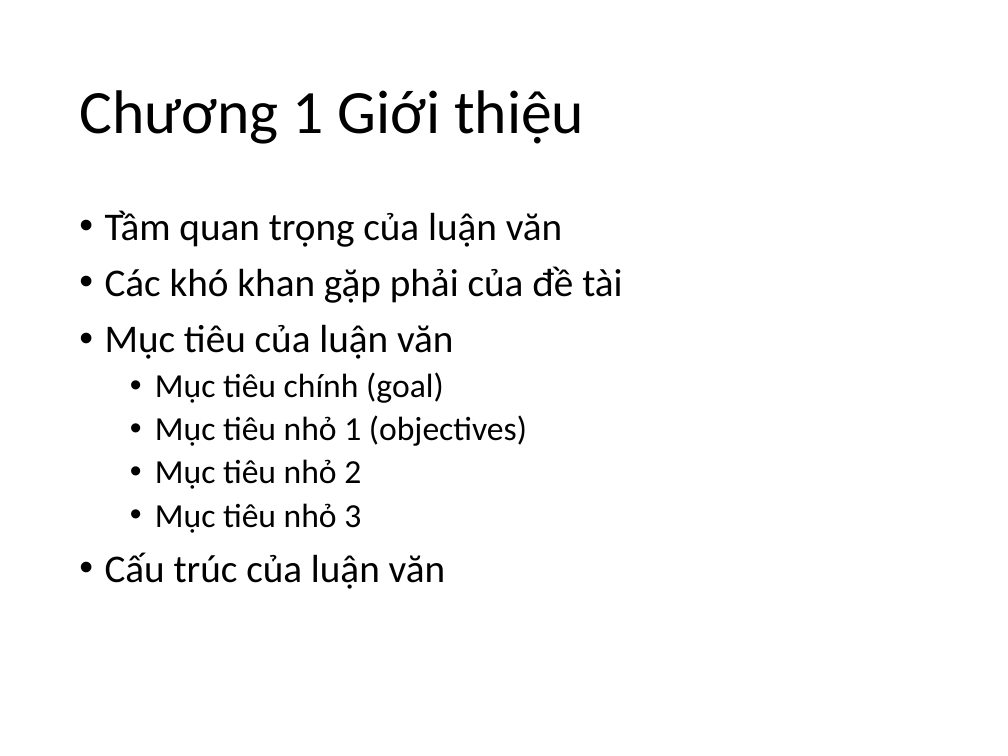
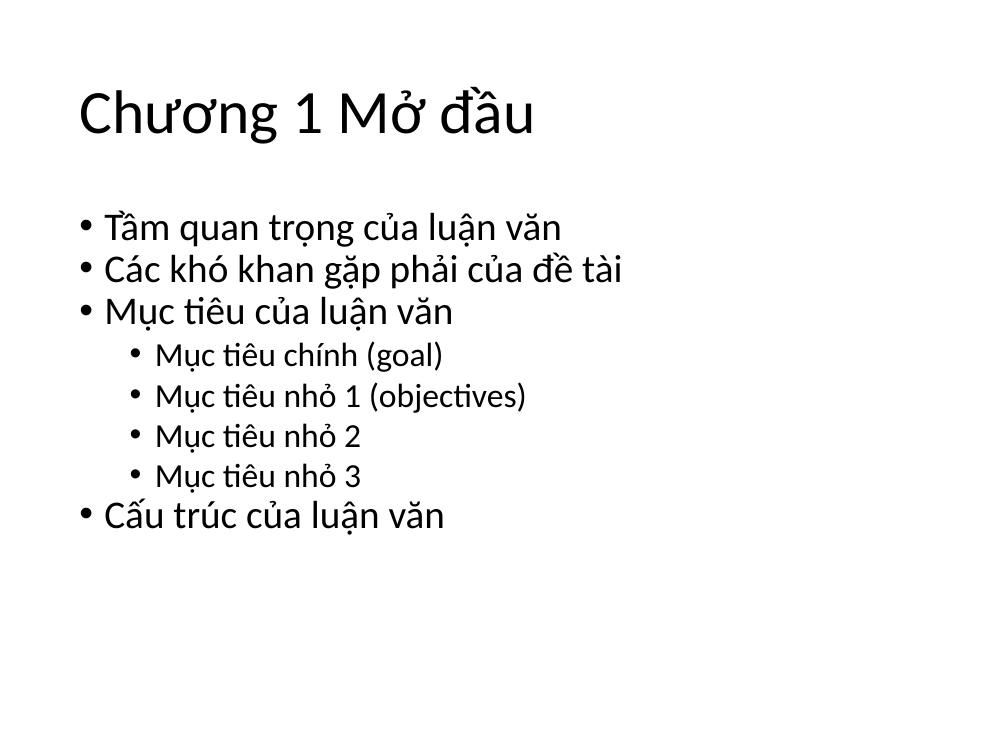
Before and after one commit to phamngoctuan1995/latex_thesis, a slide deck: slide 4 of CauTrucLuanVan.pptx. Drawn at 1008x756 pixels with LibreOffice and Linux fonts; fonts in the diff are those of the drawing. Boxes give left, top, right and bottom in pixels: in the first picture for what was removed or moved away, otherwise in the second. Text is boxed around its words. In the diff, an @@ line names an element or a change of style, - is before the commit and + after.

```diff
--- a/CauTrucLuanVan.pptx
+++ b/CauTrucLuanVan.pptx
@@ text at bbox=[79, 86, 536, 144]: text changed @@
-Chương 1 Giới thiệu
+Chương 1 Mở đầu
@@ text "Tầm quan trọng của luận ..." at bbox=[104, 210, 622, 535]: less space between paragraphs; line spacing 0.9 to 1 @@
```
Also in this commit, not shown: 10 other slides changed, 41 other files.
